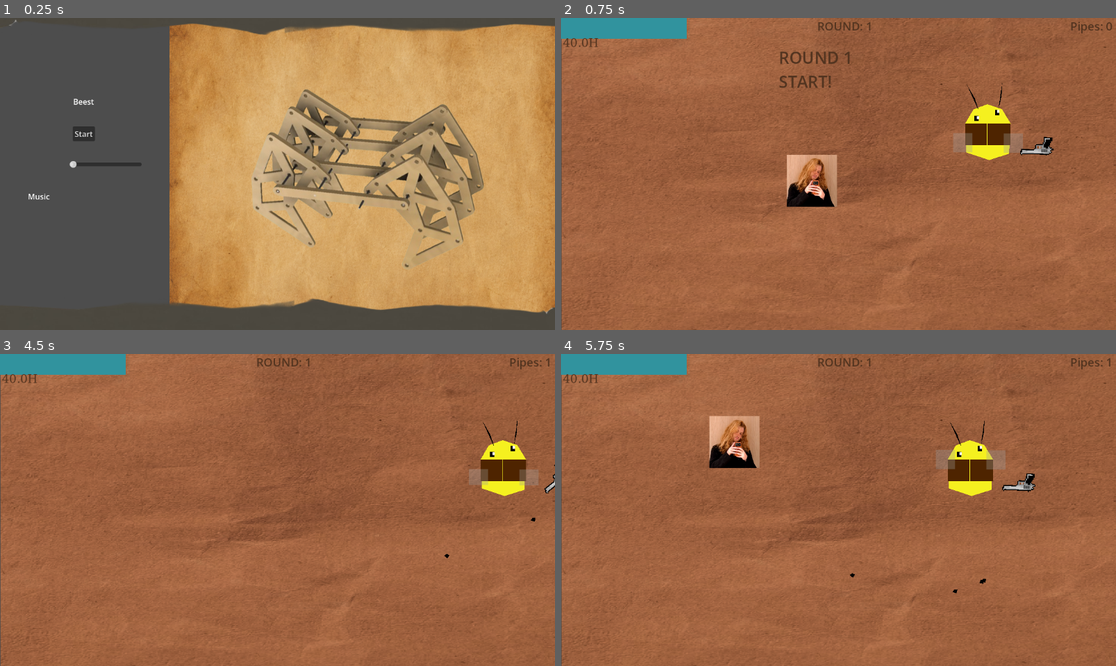
Above: before the commit, frames 1-4 (two rows, left to right).
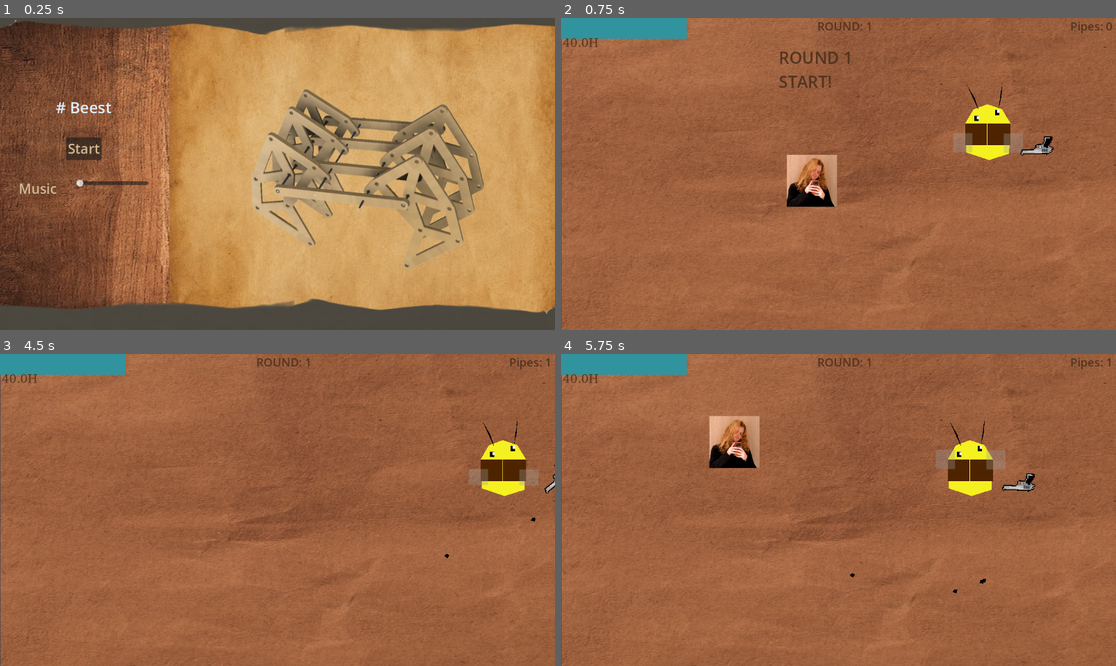
Above: after the commit, the same moments.

Repository: omarwaelppmm-a11y/real-dot
Game: Godot game, scene res://main_menu.tscn
Same seed, same stepped clock (60 frames per second), same inputs: the game is played once before the commit and once after it.
Inputs (mouse positions are in pixels of both pictures, inside the frame that each line leads up to):
- Up to frame 1 (0.25 s): no input
- Up to frame 2 (0.75 s): click "Start" at 0.5 s
- Up to frame 3 (4.5 s): tap Enter at 1.25 s; move the mouse to (399, 494) at 1.27 s; hold Right (ui_right) 1.28-2.03 s; tap Shift (dash) at 1.35, 3.6 s; click (399, 494) at 1.42 s; tap Tab (toggle_shop) at 1.52, 1.82, 2.27, 2.57, 3.77, 4.07 s; move the mouse to (166, 525) at 2.02 s; hold Down (ui_down) 2.03-2.78 s; click (166, 525) at 2.1 s; move the mouse to (333, 441) at 2.77 s; hold Right (ui_right) 2.78-3.53 s; tap Alt at 2.85 s; tap Space at 3.5 s; move the mouse to (249, 572) at 3.52 s; hold Up (ui_up) 3.53-4.28 s; click (249, 572) at 3.67 s; move the mouse to (444, 556) at 4.27 s; press the mouse at (444, 556) at 4.28 s; hold Left (ui_left) from 4.28 s (still down)
- Up to frame 4 (5.75 s): keep holding Left (ui_left); tap Tab (toggle_shop) at 4.52, 4.82, 5.27, 5.57 s; move the mouse to (672, 463) at 5.02 s; release the mouse at (672, 463) at 5.03 s; tap Alt at 5.1 s

The runs differ from the first frame. In frame 1, 27% of the frame differs, in the area x 0-31%, y 1-94%; in frame 2, less than 0.1%; in frame 3, less than 0.1%; in frame 4, nothing differs.

Commit message:
Main menu
finally finished the main menu going to add music and polish some things and add an item in the shop and add enemy and that is it.

Diff:
--- a/main_menu.tscn
+++ b/main_menu.tscn
@@ -2,6 +2,7 @@
 
 [ext_resource type="Script" uid="uid://byno40assevvg" path="res://main_menu.gd" id="1_06t4h"]
 [ext_resource type="Texture2D" uid="uid://bp8uoduiyg5sb" path="res://Assets/background.png" id="2_jix8l"]
+[ext_resource type="Texture2D" uid="uid://doaoia8ljnk4v" path="res://Assets/brown wood plank.png" id="2_nlkkf"]
 [ext_resource type="Script" uid="uid://cuetsrnuafc0n" path="res://avatar_texture.gd" id="3_fu7sn"]
 [ext_resource type="Texture2D" uid="uid://20ubdioxekev" path="res://Assets/avatar again.png" id="3_glbon"]
 [ext_resource type="Texture2D" uid="uid://bxut27nab2klq" path="res://Assets/backkkc_back-removebg-preview (1).png" id="5_glbon"]
@@ -40,6 +41,20 @@
 start_button = NodePath("HBoxContainer/LeftMenuArea/StartButton")
 volume_slider = NodePath("HBoxContainer/LeftMenuArea/AudioContainer/VolumeSlider")
 
+[node name="TextureRect" type="TextureRect" parent="." unique_id=871820641]
+clip_contents = true
+custom_minimum_size = Vector2(0, 800)
+layout_mode = 1
+anchors_preset = 15
+anchor_right = 1.0
+anchor_bottom = 1.0
+grow_horizontal = 2
+grow_vertical = 2
+size_flags_horizontal = 3
+size_flags_stretch_ratio = 0.0
+texture = ExtResource("2_nlkkf")
+expand_mode = 1
+
 [node name="HBoxContainer" type="HBoxContainer" parent="." unique_id=1042394516]
 layout_mode = 1
 anchors_preset = 15
@@ -57,11 +72,18 @@
 [node name="Title" type="Label" parent="HBoxContainer/LeftMenuArea" unique_id=1610874345]
 layout_mode = 2
 size_flags_horizontal = 4
-text = "Beest"
+theme_override_colors/font_color = Color(0.8784314, 0.9372549, 1, 1)
+theme_override_font_sizes/font_size = 32
+text = "# Beest"
 
 [node name="StartButton" type="Button" parent="HBoxContainer/LeftMenuArea" unique_id=2029560906]
+custom_minimum_size = Vector2(2, 0)
 layout_mode = 2
 size_flags_horizontal = 4
+size_flags_vertical = 0
+size_flags_stretch_ratio = 0.0
+theme_override_colors/font_color = Color(0.82, 0.738, 0.574, 1)
+theme_override_font_sizes/font_size = 28
 text = "Start"
 
 [node name="AudioContainer" type="HBoxContainer" parent="HBoxContainer/LeftMenuArea" unique_id=665672483]
@@ -74,15 +96,15 @@
 custom_minimum_size = Vector2(50, 0)
 layout_direction = 3
 layout_mode = 2
-size_flags_horizontal = 10
+size_flags_horizontal = 8
+size_flags_vertical = 1
 size_flags_stretch_ratio = 0.0
+theme_override_colors/font_color = Color(0.81960785, 0.7372549, 0.57254905, 1)
+theme_override_font_sizes/font_size = 28
 text = "Music"
 
 [node name="VolumeSlider" type="HSlider" parent="HBoxContainer/LeftMenuArea/AudioContainer" unique_id=821636203]
 custom_minimum_size = Vector2(150, 0)
-layout_mode = 2
-
-[node name="TextureRect" type="TextureRect" parent="HBoxContainer/LeftMenuArea" unique_id=871820641]
 layout_mode = 2
 
 [node name="RightAvatarArea" type="CenterContainer" parent="HBoxContainer" unique_id=790777890]
Binary file added: Assets/brown wood plank.png
Not shown, added: Assets/brown wood plank.png.import
Not shown, added: Assets/brown wood plank.jfif
